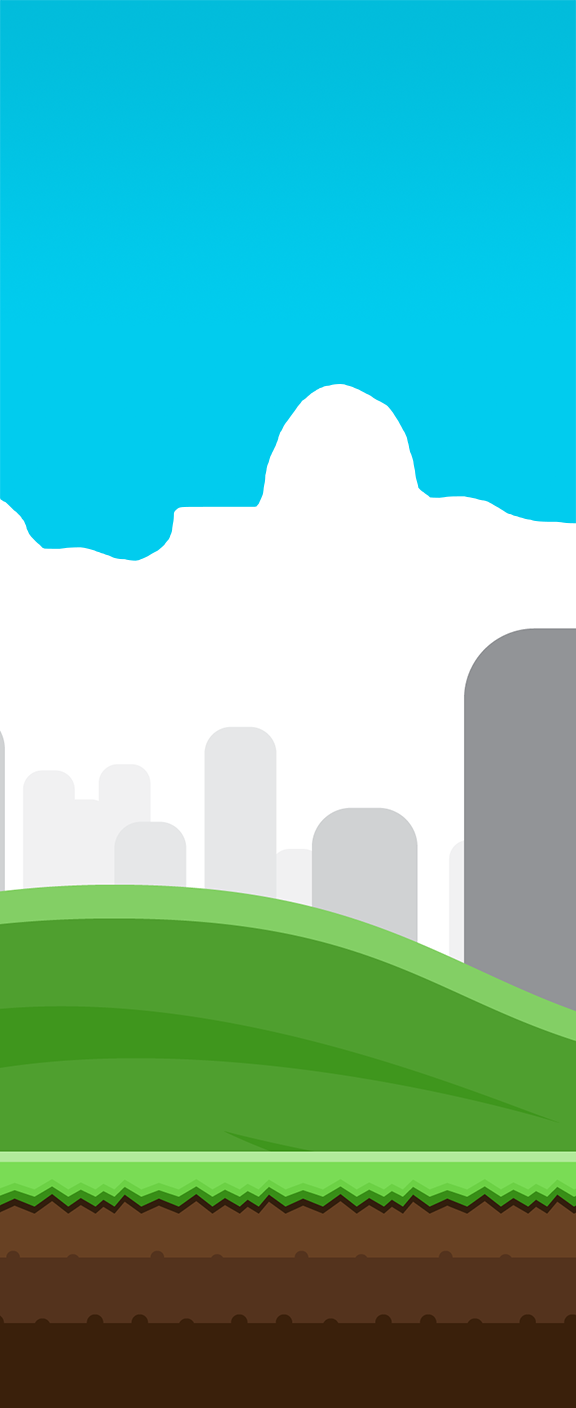
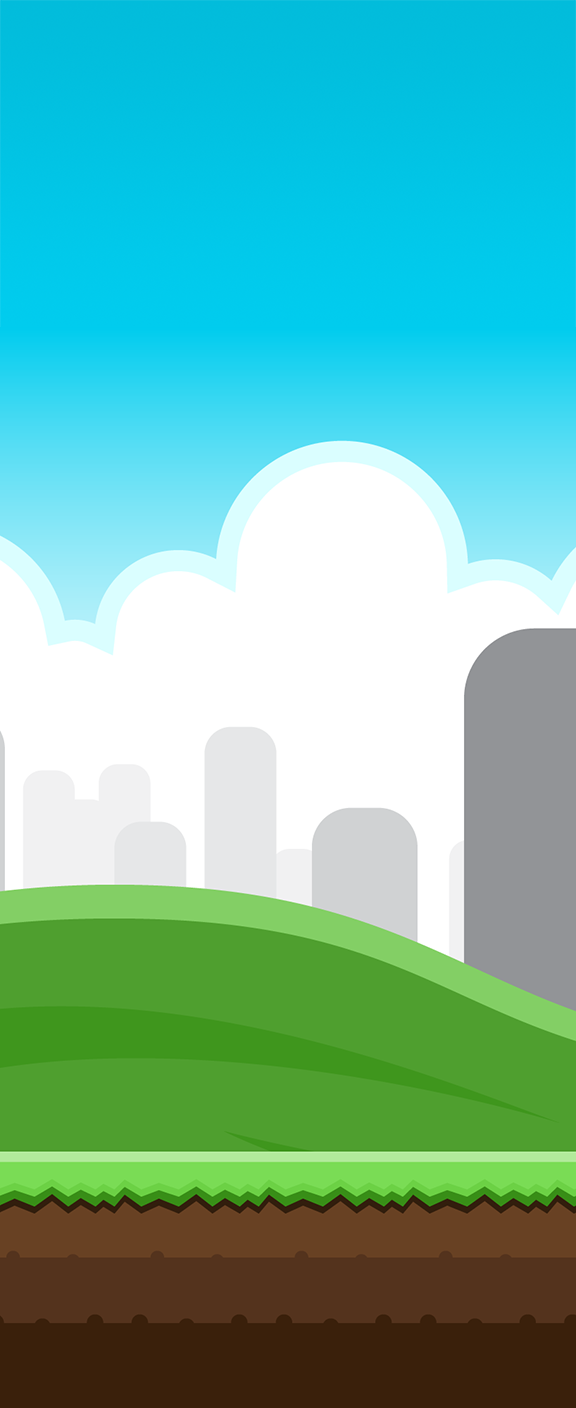
Layer changes from the first (576, 1408) image to the second:
showed "Layer 2" over [0, 327, 576, 656]
